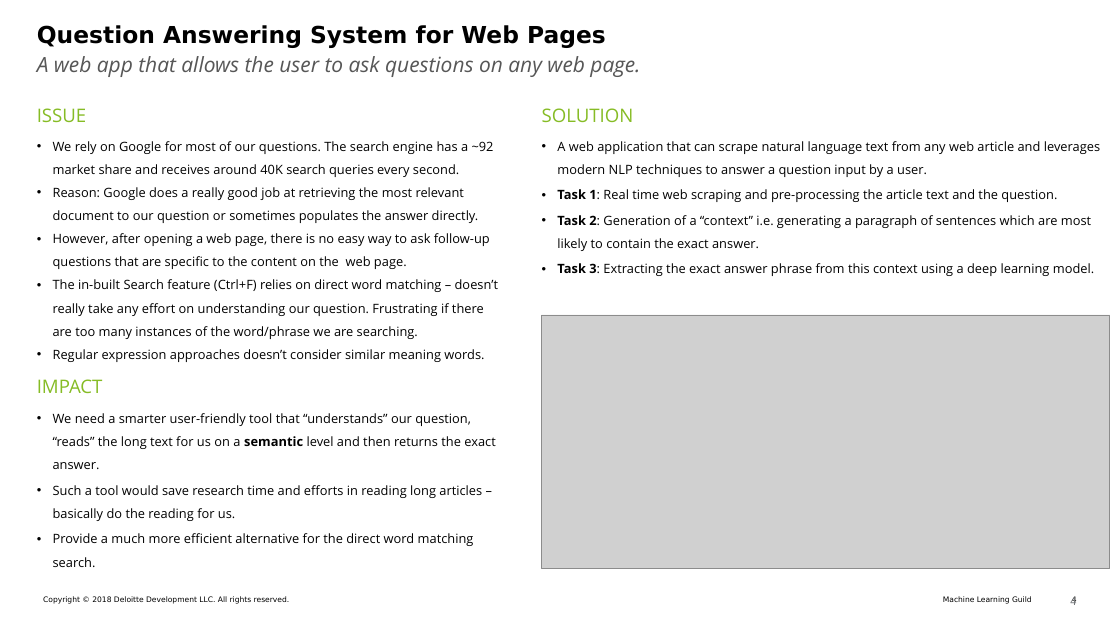
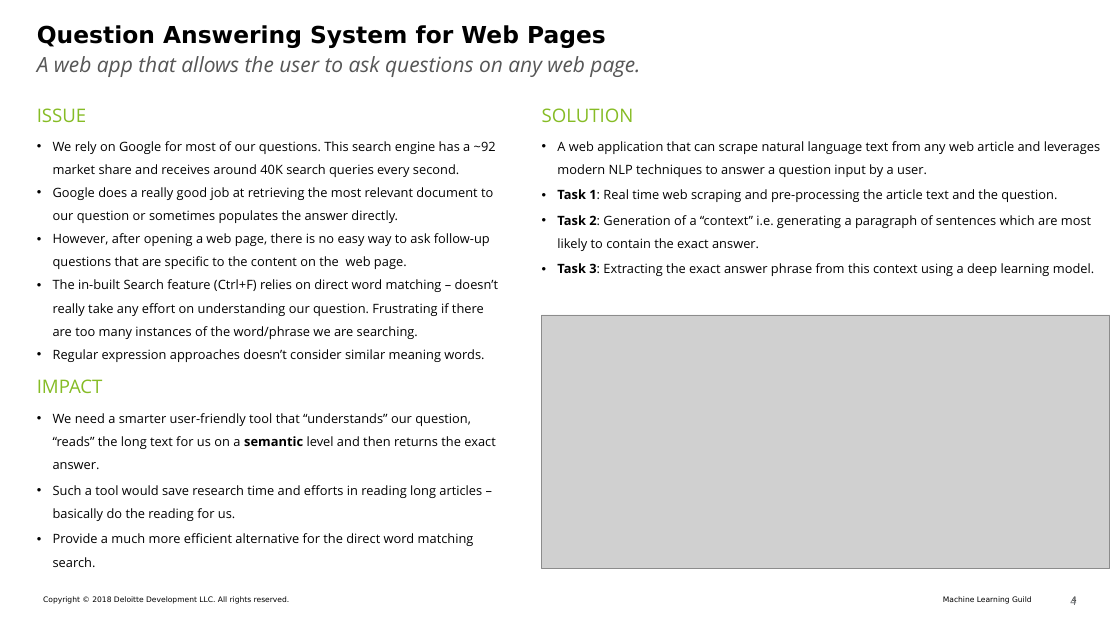
Before and after one commit to niravraje/Web-QnA, a slide deck: slide 4 of PPT/MLG Capstone Presentation - Final v3.pptx. Drawn at 1120x630 pixels with LibreOffice and Linux fonts; fonts in the diff are those of the drawing; grey boxes stand for pictures. Boxes give left, top, right and bottom in pixels: in the first picture for what was removed or moved away, otherwise in the second. Text is boxed around its words. In the diff, an @@ line names an element or a change of style, - is before the commit and + after.

```diff
--- a/PPT/MLG Capstone Presentation - Final v3.pptx
+++ b/PPT/MLG Capstone Presentation - Final v3.pptx
@@ text at bbox=[53, 141, 496, 223]: text changed @@
-• We rely on Google for most of our questions. The search engine has a ~92 market share and receives around 40K search queries every second.
-• Reason: Google does a really good job at retrieving the most relevant document to our question or sometimes populates the answer directly.
+• We rely on Google for most of our questions. This search engine has a ~92 market share and receives around 40K search queries every second.
+• Google does a really good job at retrieving the most relevant document to our question or sometimes populates the answer directly.
```
Also in this commit, not shown: 3 other slides changed, 1 slide added, 1 slide removed, 3 other files.
